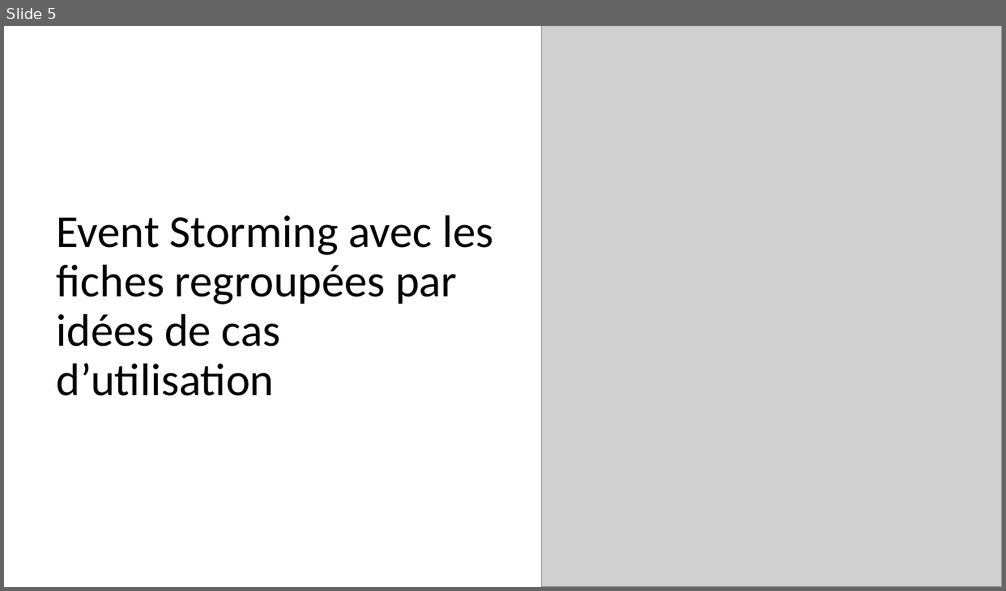
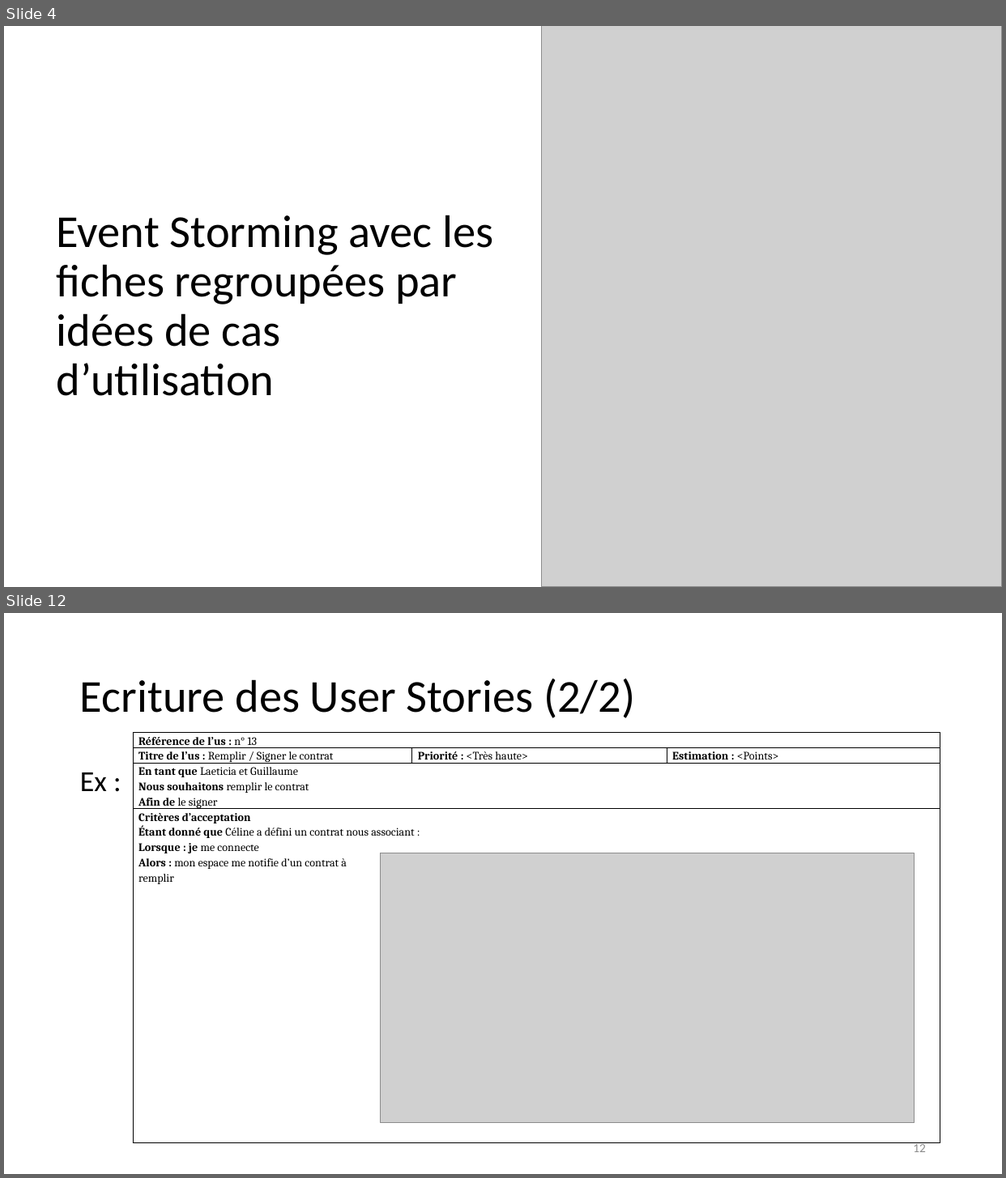
Before and after one commit to emmo78/Project_ConceptionOfMentorApp, a slide deck: Presentation_olivier_MOREL.pptx. Shown one above the other, each under a label of ours: slide 5 before the commit, slides 4 and 12 after it; the slides between them are not shown. The pictures are 1006x591 and 1006x1178 pixels, drawn with LibreOffice and Linux fonts; fonts in the diff are those of the drawing; grey boxes stand for pictures. Boxes give left, top, right and bottom in pixels: in the first picture for what was removed or moved away, otherwise in the second. Text is boxed around its words. In the diff, an @@ line names an element or a change of style, - is before the commit and + after.

```diff
--- a/Presentation_olivier_MOREL.pptx
+++ b/Presentation_olivier_MOREL.pptx
@@ slide 12 added at (x1=4, y1=613, x2=1002, y2=1174), background #FFFFFF @@
@@ title added at (x1=80, y1=679, x2=635, y2=718), 44 pt, text #000000 @@
+Ecriture des User Stories (2/2)
@@ table added at (x1=133, y1=733, x2=940, y2=1154), 4 rows, 3 columns @@
+Référence de l’us : n° 13 |  | 
+Titre de l’us : Remplir / Signer le contrat | Priorité : <Très haute> | Estimation : <Points>
+En tant que Laeticia et Guillaume / Nous souhaitons remplir le contrat / Afin de le signer |  | 
+Critères d’acceptation / Étant donné que Céline a défini un contrat nous associant : / Lorsque : je me connecte / Alors : mon espace me notifie d’un contrat à / remplir |  | 
@@ text added at (x1=80, y1=773, x2=107, y2=791), 28 pt, text #000000 @@
+Ex :
@@ picture added at (x1=381, y1=854, x2=914, y2=1122) @@
@@ page number added at (x1=913, y1=1143, x2=926, y2=1152), 12 pt, text #8C8C8C @@
+12
@@ what was slide 5 is now slide 4 @@
```
Also in this commit, not shown: 2 slides changed, 15 other slides added, 1 slide removed, 2 other files.
